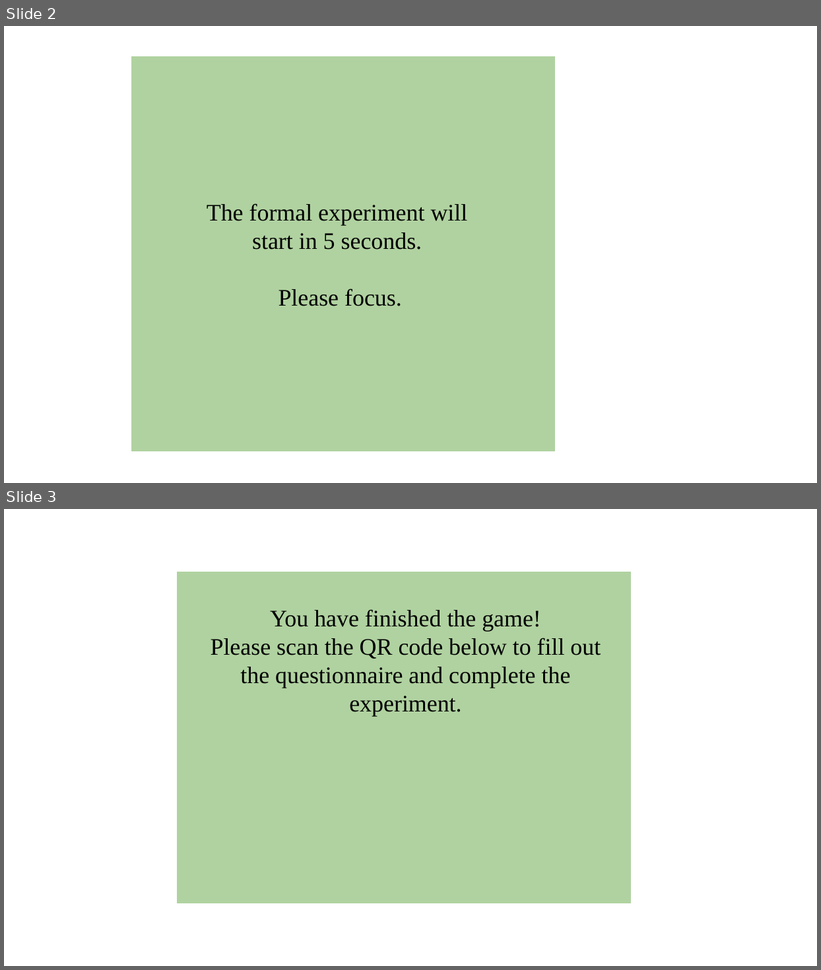
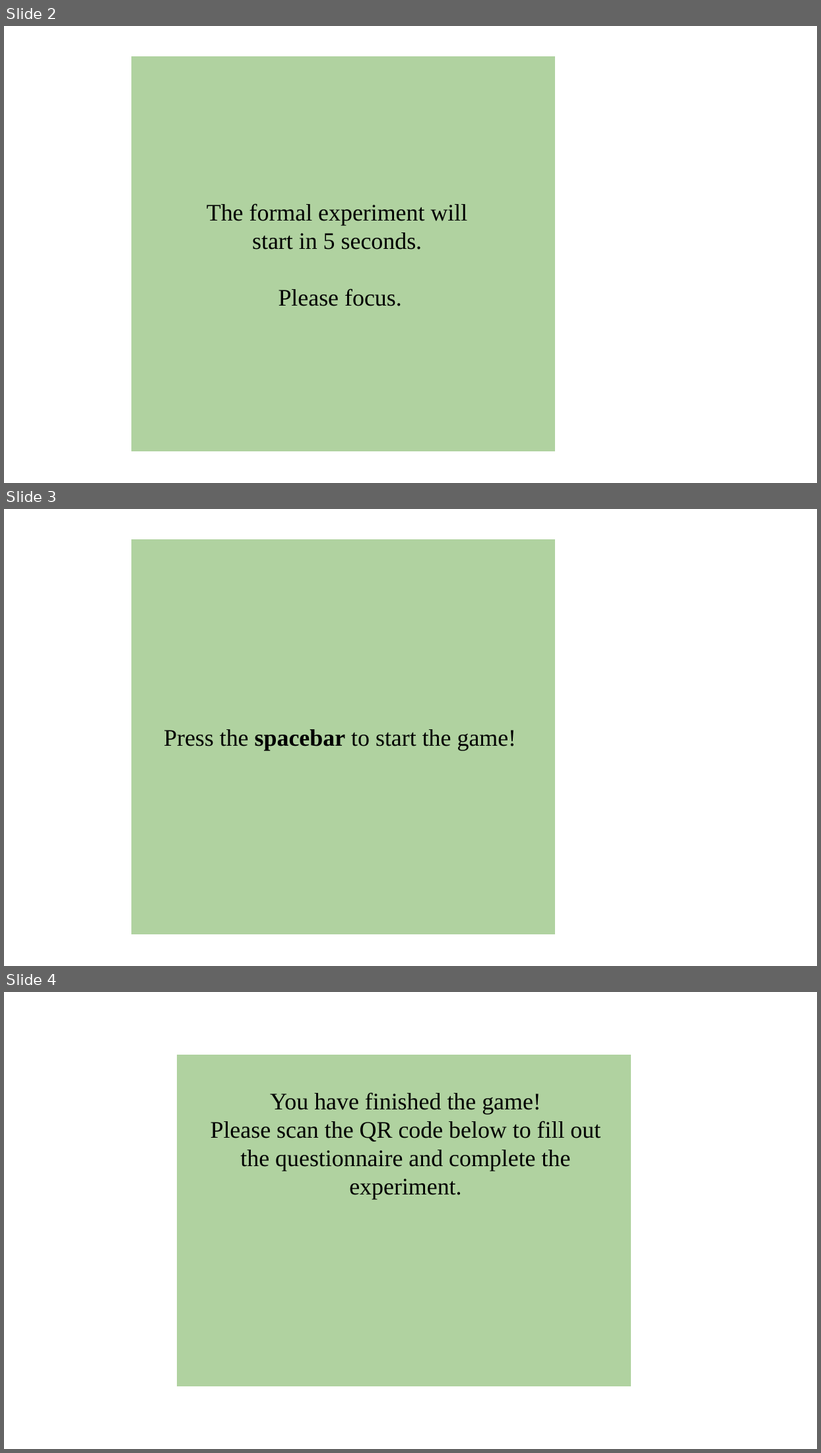
Before and after one commit to chengshaozhe/DukeVIP, a slide deck: human-AI/introduction_text.pptx. Shown one above the other, each under a label of ours: slides 2 and 3 before the commit, slides 2, 3 and 4 after it. The pictures are 821x970 and 821x1453 pixels, drawn with LibreOffice and Linux fonts; fonts in the diff are those of the drawing. Boxes give left, top, right and bottom in pixels: in the first picture for what was removed or moved away, otherwise in the second. Text is boxed around its words. In the diff, an @@ line names an element or a change of style, - is before the commit and + after.

```diff
--- a/human-AI/introduction_text.pptx
+++ b/human-AI/introduction_text.pptx
@@ slide 3 added at (x1=4, y1=509, x2=817, y2=966), background #FFFFFF @@
@@ rectangle added at (x1=132, y1=540, x2=555, y2=934), fill #B0D2A0, outline #B0D2A0 1 pt @@
@@ rectangle added at (x1=132, y1=540, x2=548, y2=934), fill #B0D2A0, outline #B0D2A0 1 pt, 28 pt, text #000000 @@
+Press the spacebar to start the game!
@@ what was slide 3 is now slide 4 @@
```
Also in this commit, not shown: 12 other files.
